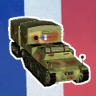
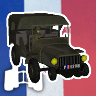
Before/after of a 96 x 96 layered artwork. What changed in the layer stack:
added layer "LafflyV15R" above "LafflyV15_outline" over (x1=8, y1=12, x2=90, y2=84)
added layer "LafflyV15_outline" above "Lorraine" over (x1=6, y1=11, x2=92, y2=86)
hid "Lorraine" over (x1=9, y1=17, x2=90, y2=87)
hid "Lorraine_outline" over (x1=7, y1=15, x2=92, y2=89)
showed "binocs..png" over (x1=0, y1=57, x2=47, y2=95)
